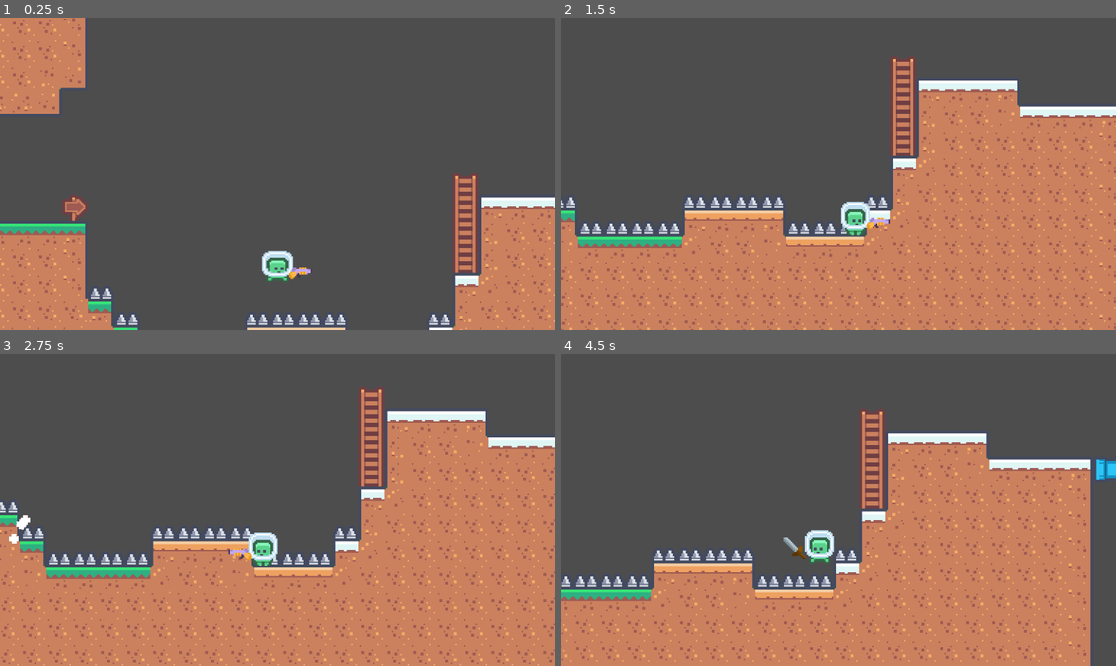
Above: before the commit, frames 1-4 (two rows, left to right).
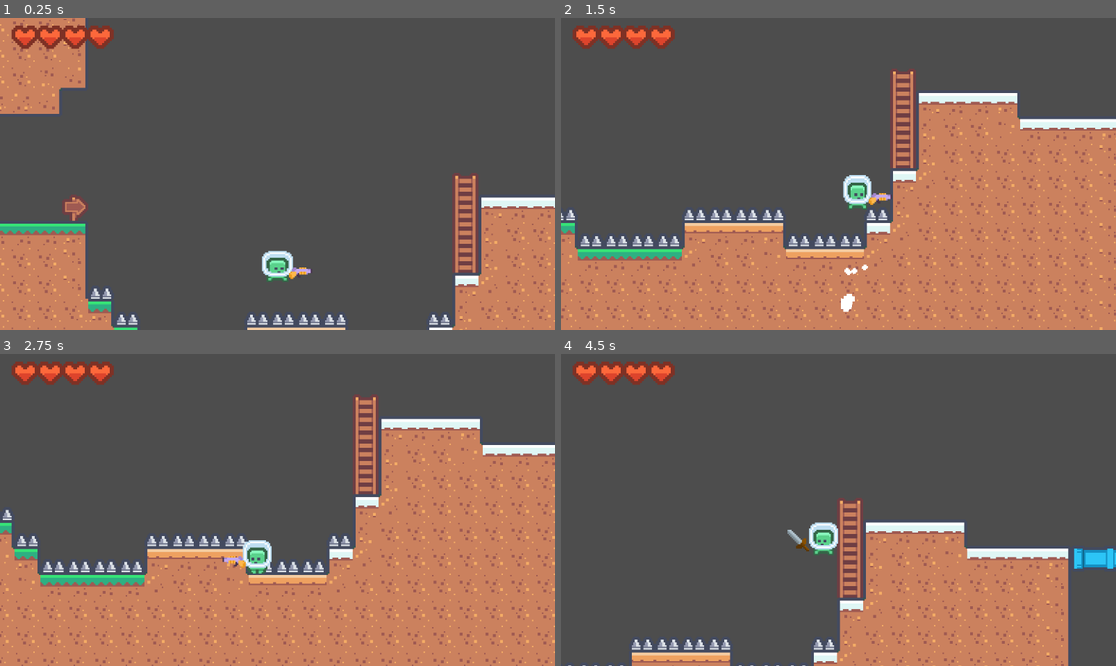
Above: after the commit, the same moments.

Repository: CodeKokeshi/Metroidvania-Template-Godot
Game: Godot game, scene res://levels/test_level.tscn
Same seed, same stepped clock (60 frames per second), same inputs: the game is played once before the commit and once after it.
Inputs (mouse positions are in pixels of both pictures, inside the frame that each line leads up to):
- Up to frame 1 (0.25 s): no input
- Up to frame 2 (1.5 s): move the mouse to (960, 158) at 0.52 s; hold D (right) from 0.53 s (still down); click (960, 158) at 0.6 s; tap Space (jump) at 0.77 s; right-click (960, 158) at 0.8 s; move the mouse to (727, 189) at 1.27 s; right-click (727, 189) at 1.35 s
- Up to frame 3 (2.75 s): tap Space (jump) at 1.52 s; click (166, 525) at 1.55 s; move the mouse to (333, 441) at 2.02 s; release D (right) at 2.03 s; hold A (left) from 2.03 s (still down); click (333, 441) at 2.1 s; right-click (333, 441) at 2.3 s
- Up to frame 4 (4.5 s): move the mouse to (810, 572) at 2.77 s; release A (left) at 2.78 s; hold D (right) 2.78-4.28 s; tap Shift (dash) at 2.85 s; tap Space (jump) at 3.02, 3.77 s; click (810, 572) at 3.05 s; move the mouse to (1005, 556) at 3.52 s; tap Q (switch_weapon) at 3.6 s; right-click (1005, 556) at 3.8 s; move the mouse to (672, 463) at 4.27 s; hold A (left) from 4.28 s (still down); right-click (672, 463) at 4.35 s

The runs differ from the first frame. In frame 1, 1.1% of the frame differs, in the area x 2-21%, y 2-10%; in frame 2, 17%; in frame 3, 16%; in frame 4, 36%, in the area x 0-100%, y 2-100%.

Commit message:
Add player health UI and alt attack functionality

Diff:
--- a/levels/test_level.tscn
+++ b/levels/test_level.tscn
@@ -2,6 +2,8 @@
 
 [ext_resource type="Texture2D" uid="uid://dqbaffkcbtex1" path="res://assets/default-tiles.png" id="1_46lwt"]
 [ext_resource type="PackedScene" uid="uid://dka1g1adfd4v8" path="res://prefabs/player_related/player.tscn" id="2_x25rp"]
+[ext_resource type="Texture2D" uid="uid://d1j5ytoma8svm" path="res://assets/player_related/player_health_empty.png" id="3_w7r7j"]
+[ext_resource type="Texture2D" uid="uid://cy5elip4mwjjj" path="res://assets/player_related/player_health.png" id="4_o6mel"]
 
 [sub_resource type="TileSetAtlasSource" id="TileSetAtlasSource_x25rp"]
 texture = ExtResource("1_46lwt")
@@ -387,3 +389,20 @@
 zoom = Vector2(3, 3)
 position_smoothing_enabled = true
 rotation_smoothing_enabled = true
+
+[node name="UI" type="CanvasLayer" parent="." unique_id=397646789]
+
+[node name="ProgressBar" type="TextureProgressBar" parent="UI" unique_id=1028637014]
+anchors_preset = 15
+anchor_right = 1.0
+anchor_bottom = 1.0
+offset_left = 4.0
+offset_top = 4.0
+offset_right = -1084.0
+offset_bottom = -628.0
+grow_horizontal = 2
+grow_vertical = 2
+scale = Vector2(4, 4)
+value = 100.0
+texture_under = ExtResource("3_w7r7j")
+texture_progress = ExtResource("4_o6mel")
--- a/prefabs/player_related/player.gd
+++ b/prefabs/player_related/player.gd
@@ -99,6 +99,7 @@
 const ACTION_DOWN: StringName = &"down"
 const ACTION_JUMP: StringName = &"jump"
 const ACTION_ATTACK: StringName = &"attack"
+const ACTION_ALT_ATTACK: StringName = &"alt_attack"
 const ACTION_SWITCH_WEAPON: StringName = &"switch_weapon"
 const ACTION_DASH: StringName = &"dash"
 const BULLET_SCENE: PackedScene = preload("res://prefabs/player_related/bullet.tscn")
@@ -221,6 +222,7 @@
 	_update_facing(horizontal_input)
 	_update_attack_pitch_from_input()
 	_try_start_attack()
+	_try_start_alt_attack()
 	if is_on_ladder:
 		_process_ladder_movement(horizontal_input, delta, was_on_floor)
 		return
@@ -711,6 +713,33 @@
 	weapon_sprite.play(&"slash")
 
 
+func _try_start_alt_attack() -> void:
+	if not Input.is_action_just_pressed(ACTION_ALT_ATTACK):
+		return
+
+	if is_on_ladder:
+		return
+
+	# Alt attack is a shortcut for downward slash/down-shot.
+	attack_pitch_sign = 1
+	_apply_attack_pivot_rotation()
+
+	if current_weapon_mode == WeaponMode.GUN:
+		_try_fire_gun()
+		return
+
+	if is_attacking:
+		return
+
+	is_attacking = true
+	sword_pogo_consumed_this_attack = false
+	sword_hit_pause_consumed_this_attack = false
+	_set_sword_hitbox_active(true)
+	weapon_sprite.frame = 0
+	weapon_sprite.frame_progress = 0.0
+	weapon_sprite.play(&"slash")
+
+
 func _try_fire_gun() -> void:
 	if not is_gun_pool_initialized:
 		return
--- a/prefabs/player_related/player.tscn
+++ b/prefabs/player_related/player.tscn
@@ -60,9 +60,8 @@
 [sub_resource type="RectangleShape2D" id="RectangleShape2D_cqeii"]
 size = Vector2(6, 18)
 
-[sub_resource type="CapsuleShape2D" id="CapsuleShape2D_63xfj"]
-radius = 6.0
-height = 17.0
+[sub_resource type="RectangleShape2D" id="RectangleShape2D_l3fdq"]
+size = Vector2(12, 17)
 
 [sub_resource type="AtlasTexture" id="AtlasTexture_i8o8o"]
 atlas = ExtResource("3_qvnjy")
@@ -127,7 +126,7 @@
 
 [node name="physics-bodyshape" type="CollisionShape2D" parent="." unique_id=702537102]
 position = Vector2(0, 2.5)
-shape = SubResource("CapsuleShape2D_63xfj")
+shape = SubResource("RectangleShape2D_l3fdq")
 
 [node name="pivot" type="Node2D" parent="." unique_id=1326265722]
 
--- /dev/null
+++ b/prefabs/player_related/portal_blue.tscn
@@ -0,0 +1,26 @@
+[gd_scene format=3 uid="uid://jrp5kjhobc1a"]
+
+[ext_resource type="Texture2D" uid="uid://dsevlb52csdpl" path="res://assets/player_related/portal.png" id="1_ppy1f"]
+
+[sub_resource type="Gradient" id="Gradient_yehid"]
+offsets = PackedFloat32Array(0, 0.33743843, 1)
+colors = PackedColorArray(0.35686275, 0.43137255, 0.88235295, 1, 0.6663835, 0.72961396, 0.9674638, 1, 0.35686275, 0.43137255, 0.88235295, 0)
+
+[node name="portal_blue" type="Sprite2D" unique_id=509059619]
+texture = ExtResource("1_ppy1f")
+offset = Vector2(-10, 0)
+region_enabled = true
+region_rect = Rect2(24, 0, 24, 24)
+
+[node name="portal_fx" type="CPUParticles2D" parent="." unique_id=1873832316]
+lifetime = 0.09
+speed_scale = 0.1
+emission_shape = 4
+emission_points = PackedVector2Array(0, -4, 0, 4, 0, 8, 0, -8)
+emission_colors = PackedColorArray()
+direction = Vector2(-20, 0)
+spread = 0.0
+gravity = Vector2(0, 0)
+initial_velocity_min = 99.21
+initial_velocity_max = 134.92
+color_ramp = SubResource("Gradient_yehid")
--- /dev/null
+++ b/prefabs/player_related/portal_bullet.tscn
@@ -0,0 +1,66 @@
+[gd_scene format=3 uid="uid://uv62vtih6sk7"]
+
+[ext_resource type="Texture2D" uid="uid://dsevlb52csdpl" path="res://assets/player_related/portal.png" id="1_5tqsv"]
+[ext_resource type="PackedScene" uid="uid://cjg182ux28080" path="res://prefabs/fx/smoke_emission.tscn" id="3_kkaa7"]
+
+[sub_resource type="AtlasTexture" id="AtlasTexture_ircnw"]
+atlas = ExtResource("1_5tqsv")
+region = Rect2(48, 0, 24, 24)
+
+[sub_resource type="AtlasTexture" id="AtlasTexture_nh1pl"]
+atlas = ExtResource("1_5tqsv")
+region = Rect2(72, 0, 24, 24)
+
+[sub_resource type="SpriteFrames" id="SpriteFrames_kkaa7"]
+animations = [{
+"frames": [{
+"duration": 1.0,
+"texture": SubResource("AtlasTexture_ircnw")
+}, {
+"duration": 1.0,
+"texture": SubResource("AtlasTexture_nh1pl")
+}],
+"loop": true,
+"name": &"default",
+"speed": 5.0
+}]
+
+[sub_resource type="Curve" id="Curve_5tqsv"]
+_limits = [1.0, 3.0, 0.0, 1.0]
+_data = [Vector2(0, 3), 0.0, 0.0, 0, 0, Vector2(0.27966103, 1.0985239), 0.0, 0.0, 0, 0, Vector2(0.39830512, 2.5715759), 13.691731, 13.691731, 0, 0, Vector2(0.66525424, 1.5537246), 0.0, 0.0, 0, 0, Vector2(0.88983047, 2.8393412), 0.0, 0.0, 0, 0, Vector2(1, 1), 0.0, 0.0, 0, 0]
+point_count = 6
+
+[sub_resource type="Gradient" id="Gradient_ircnw"]
+colors = PackedColorArray(0.35686275, 0.43137255, 0.88235295, 1, 0.6745098, 0.19607843, 0.19607843, 1)
+
+[sub_resource type="RectangleShape2D" id="RectangleShape2D_gvg8m"]
+size = Vector2(4, 4)
+
+[sub_resource type="Curve" id="Curve_gvg8m"]
+_limits = [0.0, 2.0, 0.0, 1.0]
+_data = [Vector2(0, 2), 0.0, 0.0, 0, 0, Vector2(1, 0.9467902), 0.0, 0.0, 0, 0]
+point_count = 2
+
+[node name="portal_bullet" type="CharacterBody2D" unique_id=1654886895]
+
+[node name="sprite" type="AnimatedSprite2D" parent="." unique_id=2078426350]
+sprite_frames = SubResource("SpriteFrames_kkaa7")
+autoplay = "default"
+frame_progress = 0.46683022
+
+[node name="sparky_portal_bullet_fx" type="CPUParticles2D" parent="sprite" unique_id=539750961]
+lifetime = 0.25
+randomness = 0.92
+direction = Vector2(0, 0)
+spread = 180.0
+gravity = Vector2(0, 0)
+initial_velocity_min = 83.33
+initial_velocity_max = 83.33
+scale_amount_curve = SubResource("Curve_5tqsv")
+color_ramp = SubResource("Gradient_ircnw")
+
+[node name="bodyshape" type="CollisionShape2D" parent="." unique_id=288479218]
+shape = SubResource("RectangleShape2D_gvg8m")
+
+[node name="emission" parent="." unique_id=1948023196 instance=ExtResource("3_kkaa7")]
+scale_amount_curve = SubResource("Curve_gvg8m")
--- /dev/null
+++ b/prefabs/player_related/portal_red.tscn
@@ -0,0 +1,26 @@
+[gd_scene format=3 uid="uid://k2npne722g43"]
+
+[ext_resource type="Texture2D" uid="uid://dsevlb52csdpl" path="res://assets/player_related/portal.png" id="1_ppy1f"]
+
+[sub_resource type="Gradient" id="Gradient_yehid"]
+offsets = PackedFloat32Array(0, 0.33743843, 1)
+colors = PackedColorArray(0.6745098, 0.19607843, 0.19607843, 1, 0.6745098, 0.19607843, 0.19607843, 1, 0.6745098, 0.19607843, 0.19607843, 0)
+
+[node name="portal_red" type="Sprite2D" unique_id=509059619]
+texture = ExtResource("1_ppy1f")
+offset = Vector2(-10, 0)
+region_enabled = true
+region_rect = Rect2(0, 0, 24, 24)
+
+[node name="portal_fx" type="CPUParticles2D" parent="." unique_id=1873832316]
+lifetime = 0.09
+speed_scale = 0.1
+emission_shape = 4
+emission_points = PackedVector2Array(0, -4, 0, 4, 0, 8, 0, -8)
+emission_colors = PackedColorArray()
+direction = Vector2(-20, 0)
+spread = 0.0
+gravity = Vector2(0, 0)
+initial_velocity_min = 99.21
+initial_velocity_max = 134.92
+color_ramp = SubResource("Gradient_yehid")
--- a/project.godot
+++ b/project.godot
@@ -65,6 +65,11 @@
 "events": [Object(InputEventKey,"resource_local_to_scene":false,"resource_name":"","device":-1,"window_id":0,"alt_press …(195 unchanged characters)…
 ]
 }
+alt_attack={
+"deadzone": 0.2,
+"events": [Object(InputEventMouseButton,"resource_local_to_scene":false,"resource_name":"","device":-1,"window_id":0,"alt_pressed":false,"shift_pressed":false,"ctrl_pressed":false,"meta_pressed":false,"button_mask":2,"position":Vector2(336, 22),"global_position":Vector2(348, 82),"factor":1.0,"button_index":2,"canceled":false,"pressed":true,"double_click":false,"script":null)
+]
+}
 
 [layer_names]
 
Binary file added: assets/player_related/player_health.png
Not shown, added: assets/player_related/player_health.png.import
Binary file added: assets/player_related/player_health_empty.png
Not shown, added: assets/player_related/player_health_empty.png.import
Binary file added: assets/player_related/portal.png
Not shown, added: assets/player_related/portal.png.import
